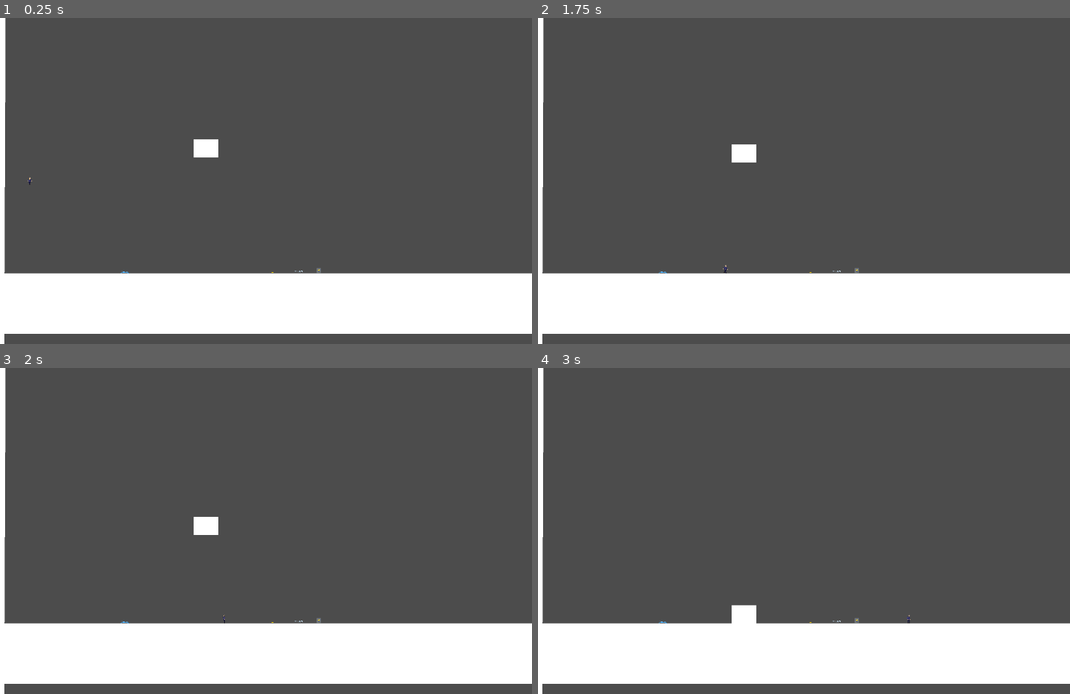
Above: before the commit, frames 1-4 (two rows, left to right).
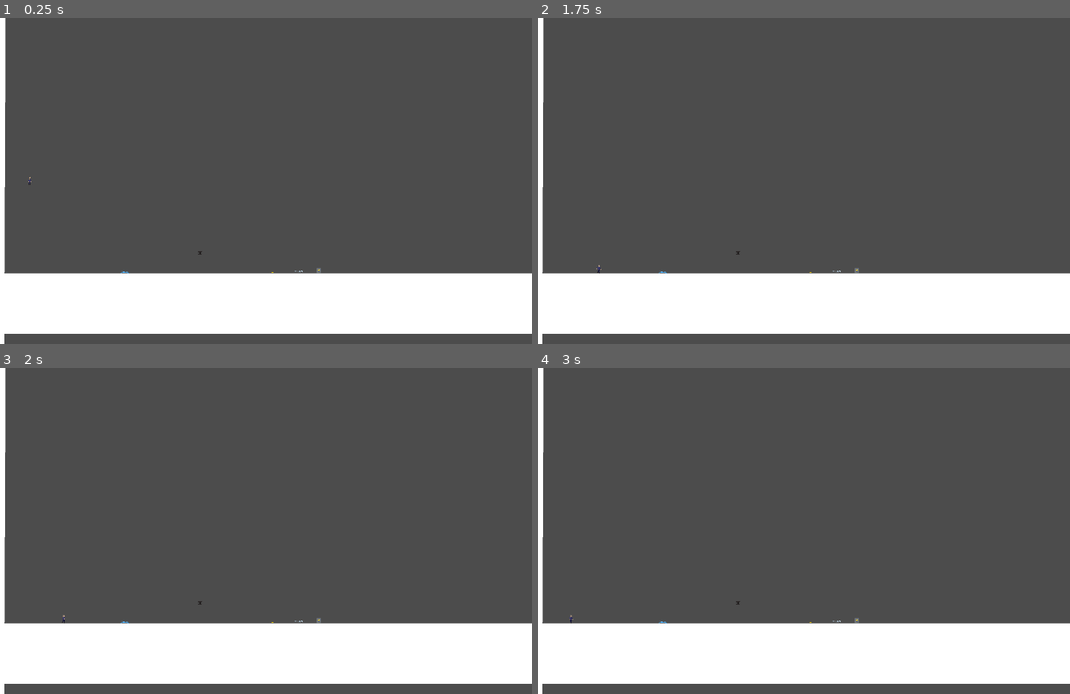
Above: after the commit, the same moments.

Repository: yimmit303/WGJ-149
Game: Godot game, scene res://Scenes/Player/Player_Testing_Scene.tscn
Same seed, same stepped clock (60 frames per second), same inputs: the game is played once before the commit and once after it. The project has no main scene, so this scene is started directly.
Inputs:
- Up to frame 1 (0.25 s): no input
- Up to frame 2 (1.75 s): tap Enter at 0.5 s; hold Shift (sprint) 0.53-1.28 s; hold D (move_right) from 0.53 s (still down); tap Space at 1.25 s; tap Shift (sprint) at 1.35 s
- Up to frame 3 (2 s): keep holding D (move_right)
- Up to frame 4 (3 s): release D (move_right) at 2.03 s; hold A (move_left) 2.03-2.78 s; hold Shift (sprint) 2.03-2.78 s; tap Enter at 2.75 s; hold D (move_right) from 2.78 s (still down); tap Shift (sprint) at 2.85 s

The runs differ from the first frame. In frame 1, 0.3% of the frame differs, in the area x 5-42%, y 37-73%; in frame 2, 0.3%; in frame 3, 0.3%; in frame 4, 0.3%, in the area x 5-71%, y 71-79%.

Commit message:
anvils fixed, animations implemented into the player

Diff:
--- a/Scenes/Entities/Anvil.gd
+++ b/Scenes/Entities/Anvil.gd
@@ -7,6 +7,10 @@
 	if activated:
 		velocity += gravity * 1.6;
 		velocity = move_and_slide(velocity, Vector2.UP);
+		if is_on_floor():
+			# disables the anvil if it touches floor.
+			var trigger = get_node("InteractionArea");
+			trigger.disable_kill = true;
 
 func activate():
 	activated = true;
--- a/Scenes/Entities/Anvil.tscn
+++ b/Scenes/Entities/Anvil.tscn
@@ -1,18 +1,18 @@
 [gd_scene load_steps=8 format=2]
 
 [ext_resource path="res://Scenes/Entities/Anvil.gd" type="Script" id=1]
-[ext_resource path="res://Resources/basic.png" type="Texture" id=2]
+[ext_resource path="res://Scenes/Entities/Anvil/Anvil.png" type="Texture" id=2]
 [ext_resource path="res://Scenes/Entities/Anvil_Interact.gd" type="Script" id=3]
 [ext_resource path="res://Scenes/Entities/Anvil_TriggerArea.gd" type="Script" id=4]
 
 [sub_resource type="RectangleShape2D" id=1]
-extents = Vector2( 40.1173, 29.9158 )
+extents = Vector2( 7.82297, 6.20614 )
 
 [sub_resource type="RectangleShape2D" id=2]
-extents = Vector2( 43.1301, 34.5593 )
+extents = Vector2( 8.21039, 7.94954 )
 
 [sub_resource type="RectangleShape2D" id=3]
-extents = Vector2( 157.683, 188.473 )
+extents = Vector2( 24.4346, 28.465 )
 
 [node name="Anvil" type="KinematicBody2D"]
 collision_layer = 2
@@ -23,7 +23,6 @@
 shape = SubResource( 1 )
 
 [node name="Sprite" type="Sprite" parent="."]
-scale = Vector2( 80, 60 )
 texture = ExtResource( 2 )
 
 [node name="InteractionArea" type="Area2D" parent="."]
@@ -37,6 +36,6 @@
 script = ExtResource( 4 )
 
 [node name="CollisionShape2D" type="CollisionShape2D" parent="TriggerArea"]
-position = Vector2( 0, 222.22 )
+position = Vector2( 0, 39.6923 )
 shape = SubResource( 3 )
 [connection signal="body_entered" from="TriggerArea" to="TriggerArea" method="_on_TriggerArea_body_entered"]
--- a/Scenes/Entities/Anvil_Interact.gd
+++ b/Scenes/Entities/Anvil_Interact.gd
@@ -1,7 +1,11 @@
 extends Area2D
 var player_ref;
-
+var disable_kill = false;
 
 func _ready():
 	player_ref = get_node("../../Player");
 	connect("body_entered", player_ref, "on_anvil_hit");
+
+func _process(delta):
+	if disable_kill:
+		disconnect("body_entered", player_ref, "on_anvil_hit");
--- a/Scenes/Player/Player.gd
+++ b/Scenes/Player/Player.gd
@@ -1,34 +1,38 @@
 extends KinematicBody2D
 var gravity = Vector2(0, 9.81);
 var velocity = Vector2();
-var sprint_max = 650.0;
-var walk_max = 250.0;
+var sprint_max = 200.0;
+var walk_max = 90.0;
 var cur_max = walk_max;
 var friction = 0.17;
 var move_force = 75;
 var stun_timer = 2.0;
 var slip_timer = 0.0;
-var slipped = false;
+var stunned = false;
 var lock_movement = false;
+var facing_left = false;
 var lock_timer = 0.0;
 var puddle_dir = Vector2();
+var animator;
+func _ready():
+	animator = get_node("JohnMorgan_Sprite");
+	animator.animation = "Idle";
+	animator.connect("animation_finished", self, "on_animation_finished");
 
 func _physics_process(delta):
 	velocity += gravity * 1.6;
-	if not lock_movement:
+	if not lock_movement and not stunned:
 		var dir_vec = process_input();
 		velocity += dir_vec;
 	else:
-		velocity += puddle_dir;
+		if (velocity + puddle_dir).length_squared() < pow(cur_max, 2):
+			velocity += puddle_dir;
 	effect_timer(delta);
+	if stunned:
+		velocity = Vector2();
 	velocity = move_and_slide(velocity, Vector2.UP);
 
 func effect_timer(delta):
-		if slipped:
-			slip_timer += delta;
-			if slip_timer >= stun_timer:
-				slipped = false;
-				slip_timer = 0.0;
 		if lock_movement:
 			lock_timer += delta;
 			if lock_timer >= stun_timer:
@@ -40,17 +44,25 @@
 	var tmp_vel = velocity;
 	var ret_vec = Vector2();
 	var moved = false;
-	if not slipped:
+	var sprinting = false;
+	if not stunned:
 		if Input.is_action_pressed("sprint"):
 			cur_max = sprint_max;
+			sprinting = true;
 		else:
 			cur_max = walk_max;
 		if Input.is_action_pressed("move_right"):
+			if facing_left:
+				scale.x = -1;
+				facing_left = false;
 			tmp_vel.x += move_force;
 			if tmp_vel.length_squared() < pow(cur_max, 2):
 				velocity.x += move_force;
 				moved = true;
-		if Input.is_action_pressed("move_left"):
+		elif Input.is_action_pressed("move_left"):
+			if not facing_left:
+				scale.x = -1;
+				facing_left = true;
 			tmp_vel.x -= move_force;
 			if tmp_vel.length_squared() < pow(cur_max, 2):
 				velocity.x -= move_force;
@@ -62,25 +74,50 @@
 	elif not moved and not is_on_floor():
 		# air friction, only applies when not accelerating
 		velocity.x *= 1.0 - (friction * 0.1);
-	if not moved and velocity.length_squared() <= 30:
+	if not moved and velocity.length_squared() <= 300:
 		# Stops the velocity if it gets below min-threshold and not moving
 		velocity.x = 0;
+		animator.animation = "Idle";
+	if moved:
+		animator.animation = "Walking";
 	return ret_vec;
 
 func on_banana_slip(body):
-	print("Wow, who could've seen that one coming?");
-	slipped = true;
+	#print("Wow, who could've seen that one coming?");
+	animator.animation = "Slip";
+	stunned = true;
 
 func on_anvil_hit(body):
-	print("Who keeps an anvil on the ceiling anyway?");
+	stunned = true;
+	animator.animation = "Slip";
 
 func on_puddle_slip(body):
-	print("woah, we hydroplaning.");
+	#print("woah, we hydroplaning.");
+	animator.animation = "Slip";
 	lock_movement = true;
 	puddle_dir = process_input();
 
 func on_wire_trip(body):
-	print("Wow, shocking.");
+	animator.animation = "Shock";
+	stunned = true;
+	#print("Wow, shocking.");
 
 func on_glass_trip(body):
-	print("Ouch! #!");
+	animator.animation = "Slip";
+	stunned = true;
+	#print("Ouch! #!");
+
+func on_animation_finished():
+	match animator.animation:
+		"Shock":
+			animator.animation = "Stun";
+			stunned = true;
+		"Slip":
+			animator.animation = "Idle";
+			stunned = false;
+			slip_timer = 0.0;
+		"Stun":
+			animator.animation = "Idle";
+			stunned = false;
+		_:
+			return
--- a/Scenes/Player/Player.tscn
+++ b/Scenes/Player/Player.tscn
@@ -95,15 +95,15 @@
 "name": "Walking",
 "speed": 13.0
 }, {
+"frames": [ ExtResource( 1 ), ExtResource( 28 ), ExtResource( 5 ), ExtResource( 23 ), ExtResource( 6 ), ExtResource( 17 ), ExtResource( 15 ) ],
+"loop": true,
+"name": "Idle",
+"speed": 6.0
+}, {
 "frames": [ ExtResource( 8 ), ExtResource( 3 ), ExtResource( 21 ), ExtResource( 34 ), ExtResource( 24 ), ExtResource( 2 …(270 unchanged characters)…
 "loop": false,
 "name": "Shock",
 "speed": 7.0
-}, {
-"frames": [ ExtResource( 1 ), ExtResource( 28 ), ExtResource( 5 ), ExtResource( 23 ), ExtResource( 6 ), ExtResource( 17 ), ExtResource( 15 ) ],
-"loop": true,
-"name": "Idle",
-"speed": 6.0
 }, {
 "frames": [ ExtResource( 40 ), ExtResource( 59 ), ExtResource( 61 ), ExtResource( 62 ), ExtResource( 51 ), ExtResource( …(236 unchanged characters)…
 "loop": false,
@@ -119,8 +119,8 @@
 
 [node name="JohnMorgan_Sprite" type="AnimatedSprite" parent="."]
 frames = SubResource( 1 )
-animation = "Walking"
-frame = 7
+animation = "Idle"
+frame = 4
 playing = true
 
 [node name="Camera2D" type="Camera2D" parent="."]
--- a/Scenes/Player/Player_Testing_Scene.tscn
+++ b/Scenes/Player/Player_Testing_Scene.tscn
@@ -29,7 +29,7 @@
 position = Vector2( 1065.31, 1070.3 )
 
 [node name="Anvil" parent="." instance=ExtResource( 4 )]
-position = Vector2( 844.065, 672.246 )
+position = Vector2( 824.512, 1017.92 )
 
 [node name="Puddle" parent="." instance=ExtResource( 5 )]
 position = Vector2( 576.414, 1078.65 )
